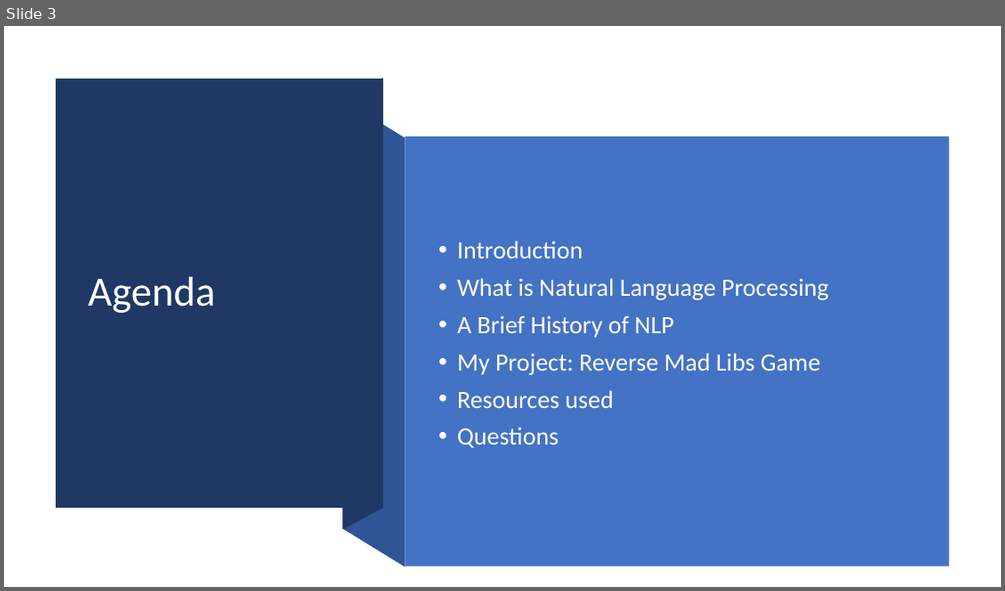
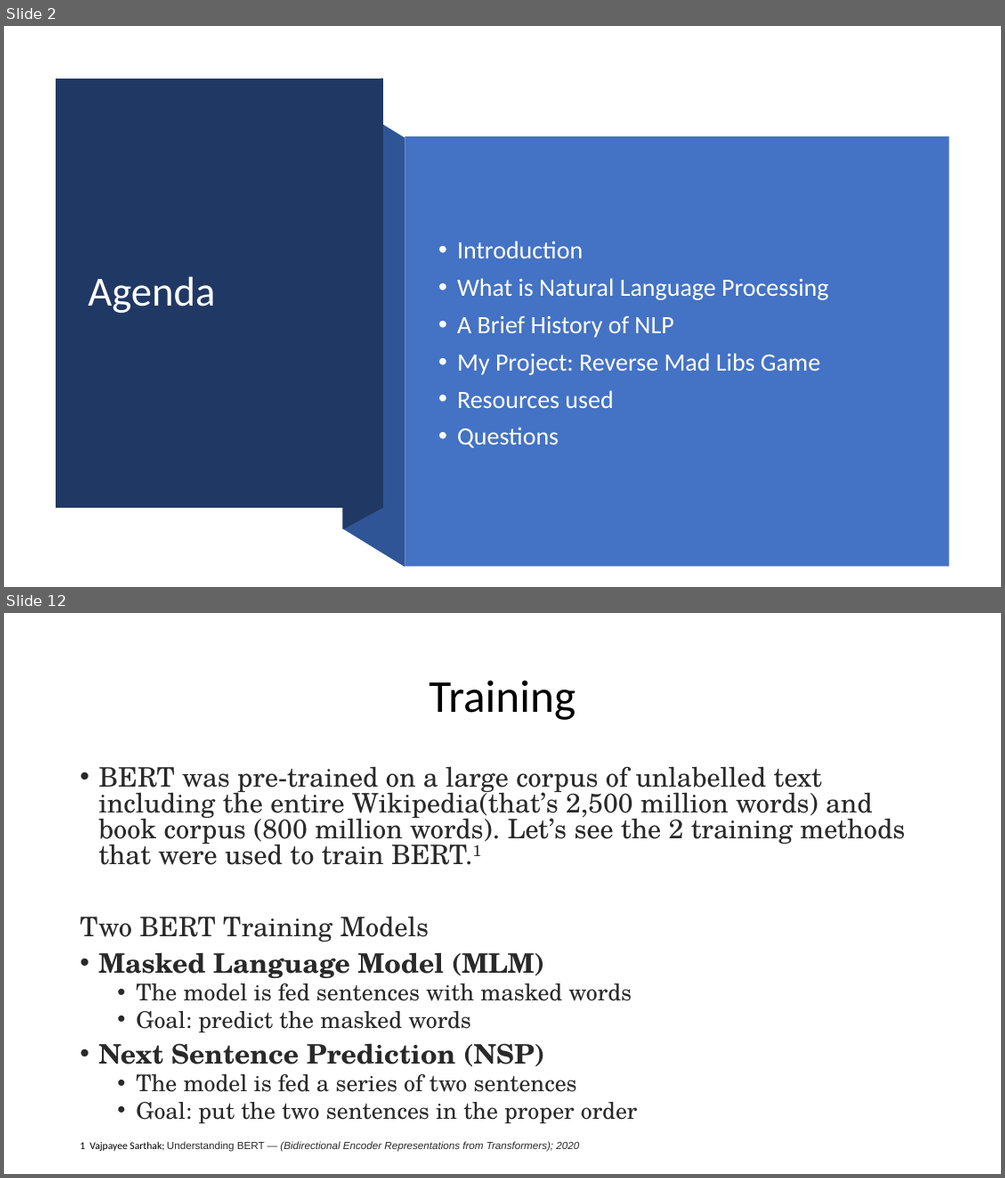
Before and after one commit to scottbing/SB_6000_NLP, a slide deck: Reverse Mad Libs.pptx. Shown one above the other, each under a label of ours: slide 3 before the commit, slides 2 and 12 after it; the slides between them are not shown. The pictures are 1005x591 and 1005x1178 pixels, drawn with LibreOffice and Linux fonts; fonts in the diff are those of the drawing. Boxes give left, top, right and bottom in pixels: in the first picture for what was removed or moved away, otherwise in the second. Text is boxed around its words. In the diff, an @@ line names an element or a change of style, - is before the commit and + after.

```diff
--- a/Reverse Mad Libs.pptx
+++ b/Reverse Mad Libs.pptx
@@ slide 12 added at box(4, 613, 1001, 1174), background #FFFFFF @@
@@ title added at box(429, 680, 575, 720), 44 pt, text #000000 @@
+Training
@@ text added at box(80, 766, 905, 1124), 25.9 pt, text #292929 @@
+• BERT was pre-trained on a large corpus of unlabelled text including the entire Wikipedia(that’s 2,500 million words) and book corpus (800 million words). Let’s see the 2 training methods that were used to train BERT.1
+Two BERT Training Models
+• Masked Language Model (MLM)
+  • The model is fed sentences with masked words
+  • Goal: predict the masked words
+• Next Sentence Prediction (NSP)
+  • The model is fed a series of two sentences
+  • Goal: put the two sentences in the proper order
@@ text added at box(80, 1141, 579, 1151), 10 pt, text #292929, italic @@
+1 Vajpayee Sarthak; Understanding BERT — (Bidirectional Encoder Representations from Transformers); 2020
@@ what was slide 3 is now slide 2 @@
```
Also in this commit, not shown: 4 slides changed, 13 other slides added, 2 slides removed, 3 other files.
